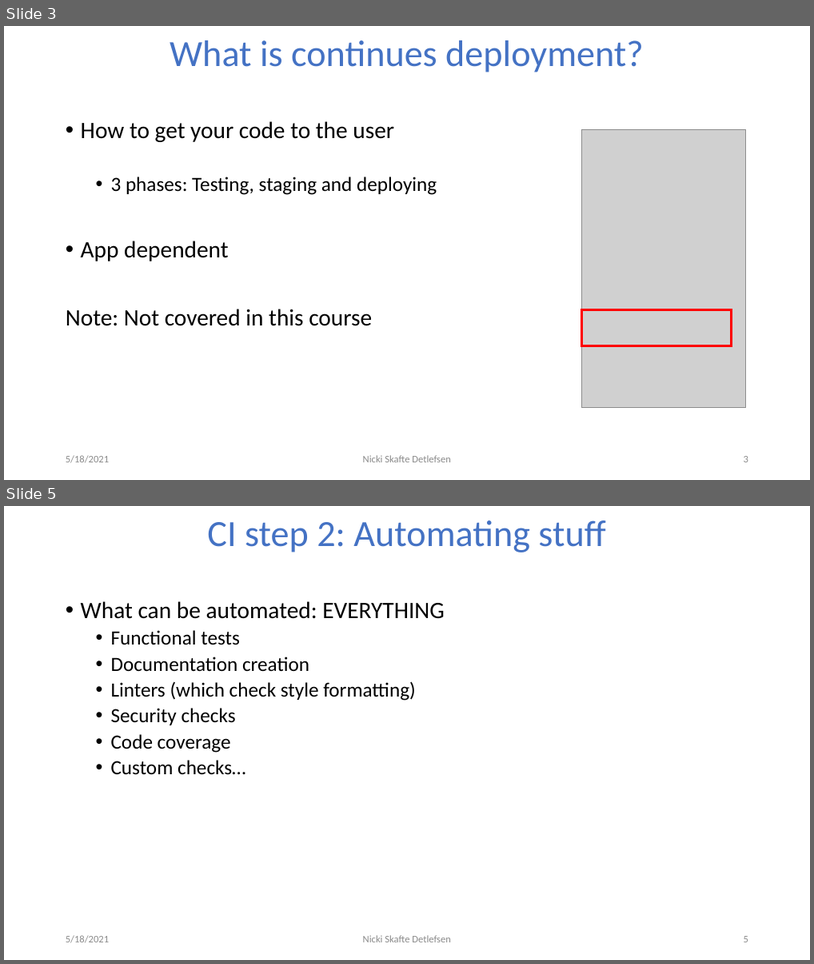
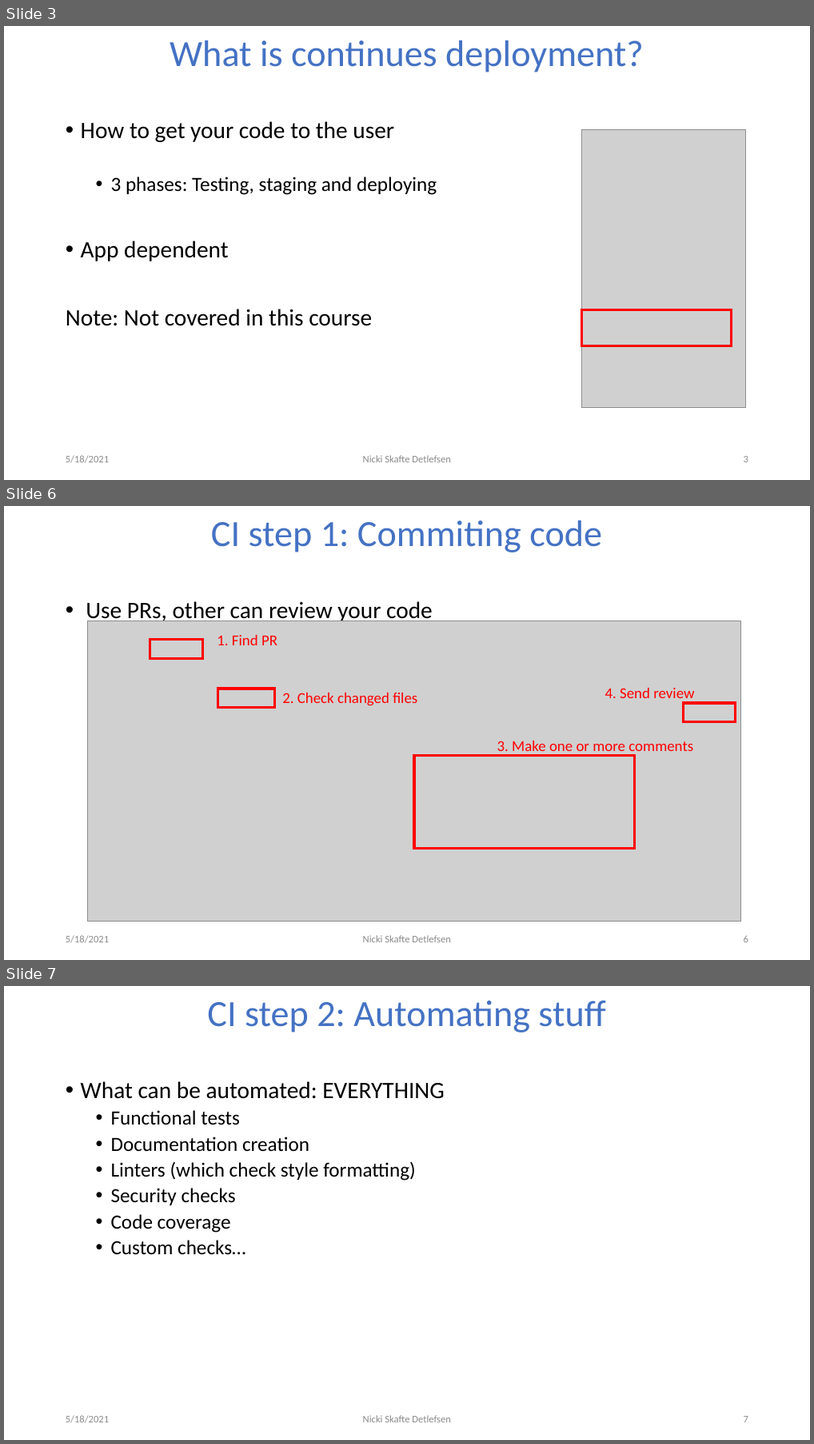
Before and after one commit to DeepEasterbunny/dtu_mlops, a slide deck: 04_continues_integration/ci.pptx. Shown one above the other, each under a label of ours: slides 3 and 5 before the commit, slides 3, 6 and 7 after it; the slides between them are not shown. The pictures are 814x964 and 814x1444 pixels, drawn with LibreOffice and Linux fonts; fonts in the diff are those of the drawing; grey boxes stand for pictures; background and template pictures are left out. Boxes give left, top, right and bottom in pixels: in the first picture for what was removed or moved away, otherwise in the second. Text is boxed around its words. In the diff, an @@ line names an element or a change of style, - is before the commit and + after.

```diff
--- a/04_continues_integration/ci.pptx
+++ b/04_continues_integration/ci.pptx
@@ slide 6 added at (4, 506, 810, 960), background #FFFFFF @@
@@ title added at (211, 520, 602, 552), 44 pt, text #4472C4 @@
+CI step 1: Commiting code
@@ text added at (86, 601, 433, 624), 28 pt, text #000000 @@
+• Use PRs, other can review your code
@@ picture added at (88, 621, 742, 921) @@
@@ rectangle added at (150, 639, 204, 659), outline #FF0000 3 pt @@
@@ text added at (217, 635, 278, 645), 18 pt, text #FF0000 @@
+1. Find PR
@@ rectangle added at (218, 688, 275, 708), outline #FF0000 3 pt @@
@@ text added at (282, 692, 418, 705), 18 pt, text #FF0000 @@
+2. Check changed files
@@ text added at (606, 688, 694, 703), 18 pt, text #FF0000 @@
+4. Send review
@@ rectangle added at (683, 703, 736, 722), outline #FF0000 3 pt @@
@@ text added at (498, 740, 694, 755), 18 pt, text #FF0000 @@
+3. Make one or more comments
@@ rectangle added at (414, 756, 635, 848), outline #FF0000 3 pt @@
@@ text added at (66, 935, 109, 943), 12 pt, text #8C8C8C @@
+5/18/2021
@@ text added at (363, 935, 451, 942), 12 pt, text #8C8C8C @@
+Nicki Skafte Detlefsen
@@ page number added at (744, 935, 749, 942), 12 pt, text #8C8C8C @@
+6
@@ what was slide 5 is now slide 7 @@
@@ page number at (744, 1416, 749, 1422): text changed @@
-5
+7
```
Also in this commit, not shown: 3 slides changed, 4 other slides added, 1 other file.
